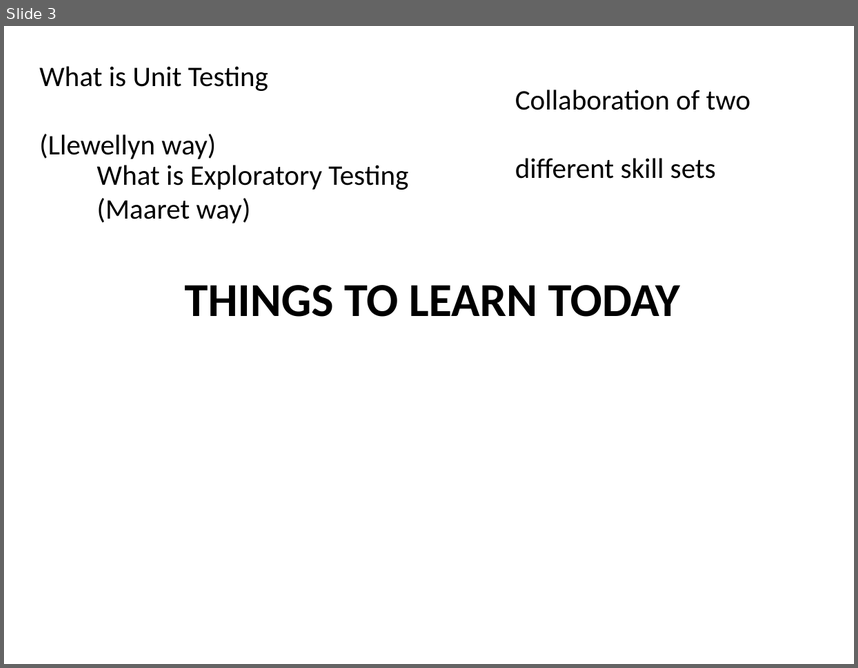
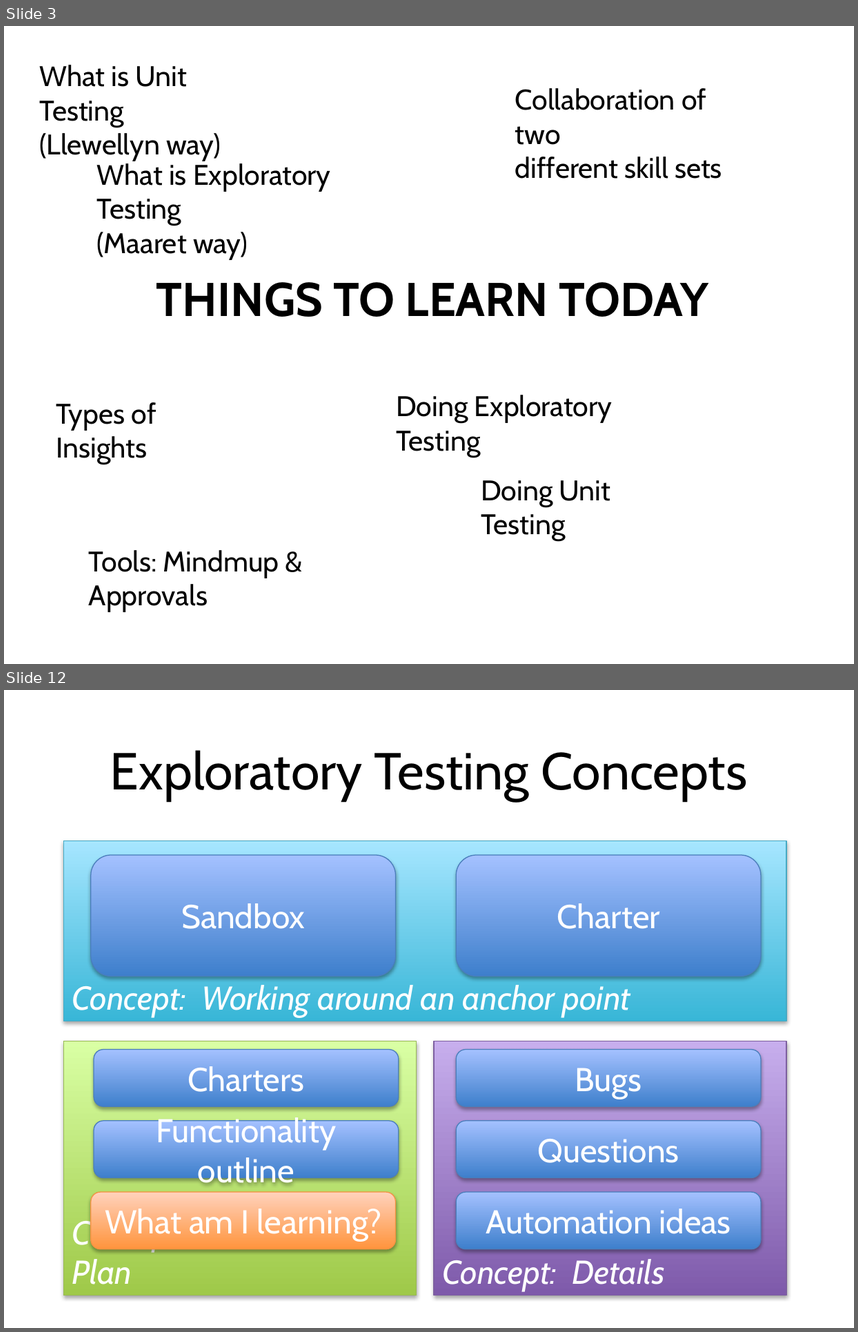
Before and after one commit to isidore/darkFunction-Editor, a slide deck: Courseware/Slides.pptx. Shown one above the other, each under a label of ours: slide 3 before the commit, slides 3 and 12 after it; the slides between them are not shown. The pictures are 858x668 and 858x1332 pixels, drawn with LibreOffice and Linux fonts; fonts in the diff are those of the drawing. Boxes give left, top, right and bottom in pixels: in the first picture for what was removed or moved away, otherwise in the second. Text is boxed around its words. In the diff, an @@ line names an element or a change of style, - is before the commit and + after.

```diff
--- a/Courseware/Slides.pptx
+++ b/Courseware/Slides.pptx
@@ slide 12 added at [4,690,854,1328], background #FFFFFF @@
@@ title added at [110,750,747,800], 44 pt, text #000000 @@
+Exploratory Testing Concepts
@@ group added at [63,840,787,1294]: 8 rounded rectangles, 3 rectangles @@
+Concept: Details
+Concept: Working around an anchor point
+Sandbox
+Charter
+Bugs
+Questions
+Automation ideas
+Concept: Continuous Plan
+Charters
+Functionality outline
+What am I learning?
@@ slide 3 changed as well @@
@@ font Calibri to Cabin in 4 elements at [156,282,708,316], [39,65,221,161], [97,163,331,260], [515,88,722,178] @@
@@ text added at [396,394,613,457], 24 pt, text #000000 @@
+Doing Exploratory Testing
@@ text added at [56,402,156,464], 24 pt, text #000000 @@
+Types of Insights
@@ text added at [481,480,611,541], 24 pt, text #000000 @@
+Doing Unit Testing
@@ text added at [89,550,279,612], 24 pt, text #000000 @@
+Tools: Mindmup & Approvals
```
Also in this commit, not shown: 4 other slides changed, 6 other slides added, 2 slides removed.
